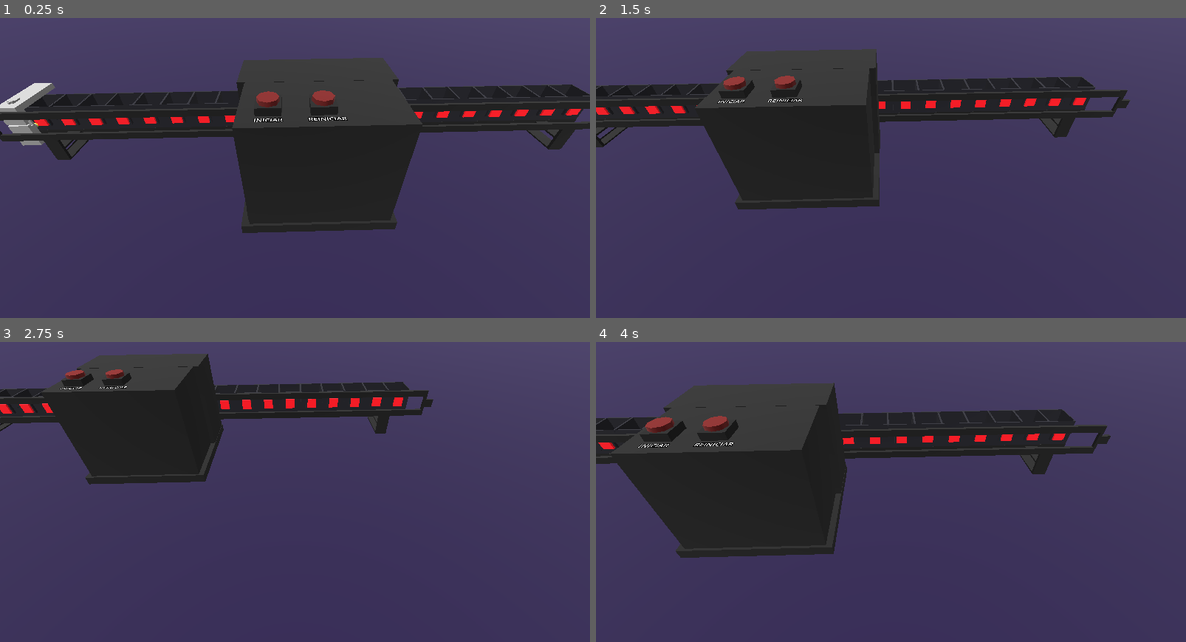
Above: before the commit, frames 1-4 (two rows, left to right).
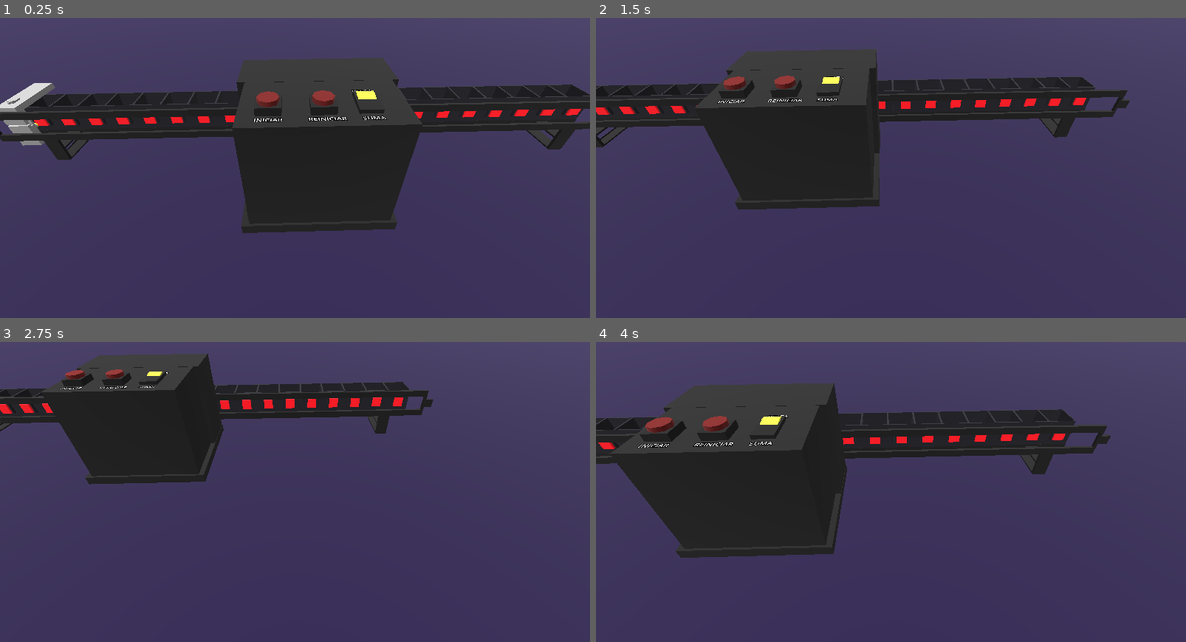
Above: after the commit, the same moments.

Repository: BrunoPrun0/TallerFundamentos
Game: Godot game, scene res://scenes/contexto.tscn
The game is run twice, just before and just after one commit, with the same random seed, the same clock (stepped at 60 frames per second) and the same inputs.
Inputs (mouse positions are in pixels of both pictures, inside the frame that each line leads up to):
- Up to frame 1 (0.25 s): no input
- Up to frame 2 (1.5 s): tap Enter at 0.5 s; move the mouse to (1020, 135) at 0.52 s; hold D (move_right) 0.53-1.28 s; click (1020, 135) at 0.67 s; move the mouse to (773, 168) at 1.27 s; hold S (move_backward) from 1.28 s (still down); click (773, 168) at 1.42 s
- Up to frame 3 (2.75 s): move the mouse to (354, 402) at 2.02 s; release S (move_backward) at 2.03 s; hold D (move_right) from 2.03 s (still down); click (354, 402) at 2.17 s
- Up to frame 4 (4 s): move the mouse to (861, 543) at 2.77 s; release D (move_right) at 2.78 s; hold W (move_forward) 2.78-3.53 s; click (861, 543) at 2.92 s; move the mouse to (1068, 525) at 3.52 s; hold A (move_left) from 3.53 s (still down); click (1068, 525) at 3.67 s

The runs differ from the first frame. In frame 1, 0.2% of the frame differs, in the area x 59-66%, y 23-34%; in frame 2, 0.2%; in frame 3, 0.1%; in frame 4, 0.2%, in the area x 25-33%, y 24-35%.

Commit message:
palanca añadida
no pude arreglar la deformación cuando es rotada

Diff:
--- /dev/null
+++ b/máquina-de-turing/scenes/Palanca.tscn
@@ -0,0 +1,33 @@
+[gd_scene load_steps=7 format=3 uid="uid://co6uyclk3f1h8"]
+
+[ext_resource type="Script" uid="uid://b05bryajcppfg" path="res://scripts/switch.gd" id="1_q0i0c"]
+
+[sub_resource type="BoxShape3D" id="BoxShape3D_45qfc"]
+size = Vector3(1, 1.4570313, 1)
+
+[sub_resource type="BoxMesh" id="BoxMesh_55ikh"]
+
+[sub_resource type="StandardMaterial3D" id="StandardMaterial3D_55ikh"]
+albedo_color = Color(0, 0, 0, 1)
+
+[sub_resource type="BoxMesh" id="BoxMesh_0utoh"]
+
+[sub_resource type="StandardMaterial3D" id="StandardMaterial3D_0utoh"]
+albedo_color = Color(1, 1, 0.20392157, 1)
+
+[node name="Area3D" type="Area3D"]
+
+[node name="CollisionShape3D" type="CollisionShape3D" parent="."]
+transform = Transform3D(0.8870426, 0, 0, 0, 0.4150745, 0, 0, 0, 1.6428293, 0, 0.37654126, 0)
+shape = SubResource("BoxShape3D_45qfc")
+
+[node name="base" type="MeshInstance3D" parent="."]
+transform = Transform3D(1, 0, 0, 0, 0.31603312, 0, 0, 0, 1.6491048, 0, 0, 0)
+mesh = SubResource("BoxMesh_55ikh")
+surface_material_override/0 = SubResource("StandardMaterial3D_55ikh")
+
+[node name="switch" type="MeshInstance3D" parent="base"]
+transform = Transform3D(0.7832851, 0, 0, 0, 0.93200195, -0.038830522, 0, 0.21345691, 0.16954297, 0, 0.38422644, -0.043102924)
+mesh = SubResource("BoxMesh_0utoh")
+surface_material_override/0 = SubResource("StandardMaterial3D_0utoh")
+script = ExtResource("1_q0i0c")
--- a/máquina-de-turing/scenes/maquina.tscn
+++ b/máquina-de-turing/scenes/maquina.tscn
@@ -1,7 +1,7 @@
-[gd_scene load_steps=12 format=3 uid="uid://mqrar50edoyd"]
+[gd_scene load_steps=13 format=3 uid="uid://mqrar50edoyd"]
 
-[ext_resource type="Script" uid="uid://c0cfvgcd1px1" path="res://scenes/maquina.gd" id="1_e6egp"]
-[ext_resource type="Script" uid="uid://c5fk7kbkvyr6j" path="res://scenes/camera_3d.gd" id="1_p4v73"]
+[ext_resource type="Script" uid="uid://c0cfvgcd1px1" path="res://scripts/maquina.gd" id="1_e6egp"]
+[ext_resource type="Script" uid="uid://c5fk7kbkvyr6j" path="res://scripts/camera_3d.gd" id="1_p4v73"]
 [ext_resource type="ArrayMesh" uid="uid://1xw5xtbievmy" path="res://modelos/MARCO Y RIELES.obj" id="3_v2mja"]
 [ext_resource type="ArrayMesh" uid="uid://dj6wh5yjh8x8l" path="res://modelos/MOTOR_COMPLETO.obj" id="4_64ayl"]
 [ext_resource type="ArrayMesh" uid="uid://5t8xjg1pp7s" path="res://modelos/MOTOR_ENGRANAJE.obj" id="5_wf17r"]
@@ -9,6 +9,7 @@
 [ext_resource type="PackedScene" uid="uid://bch4wotkewucx" path="res://scenes/Boton3D.tscn" id="6_lkral"]
 [ext_resource type="ArrayMesh" uid="uid://71c0wiyecpf1" path="res://modelos/solenoide_dentro.obj" id="7_lkral"]
 [ext_resource type="ArrayMesh" uid="uid://ora631hk3p2u" path="res://modelos/solenoide_fuera.obj" id="8_ywmaw"]
+[ext_resource type="PackedScene" uid="uid://co6uyclk3f1h8" path="res://scenes/Palanca.tscn" id="10_ywmaw"]
 
 [sub_resource type="StandardMaterial3D" id="StandardMaterial3D_v2mja"]
 albedo_color = Color(0.040899, 0.040899, 0.040899, 1)
@@ -76,3 +77,16 @@
 transform = Transform3D(-4.371139e-07, -10, -4.371139e-07, 0, -4.371139e-07, 10, -10, 4.371139e-07, 1.9106854e-14, 48.309948, 25.08269, -23.764784)
 text = "REINICIAR
 "
+
+[node name="Label3D3" type="Label3D" parent="."]
+transform = Transform3D(-4.371139e-07, -10, -4.371139e-07, 0, -4.371139e-07, 10, -10, 4.371139e-07, 1.9106854e-14, 48.31, 25.08, -33.1121)
+text = "SUMA
+"
+
+[node name="Palanca" parent="." instance=ExtResource("10_ywmaw")]
+transform = Transform3D(-2.1855695e-07, 0, 5, 0, 5, 0, -5, 0, -2.1855695e-07, 42.540974, 25.224573, -32.997887)
+
+[node name="Label3D4" type="Label3D" parent="."]
+transform = Transform3D(-4.371139e-07, -10, -4.371139e-07, 0, -4.371139e-07, 10, -10, 4.371139e-07, 1.9106854e-14, 36.75987, 25.08, -33.1121)
+text = "RESTA
+"
--- a/máquina-de-turing/scenes/maquina.gd
+++ b/máquina-de-turing/scripts/maquina.gd
@@ -15,6 +15,7 @@
 @onready var solenoide_mesh: Node3D = $Cabezal/SolenoideDentro
 @onready var boton_reiniciar: Node3D = $BotonReiniciar/button/buttonbutton
 @onready var boton_iniciar: Node3D = $BotonIniciar/button/buttonbutton
+@onready var switch_palanca = $Palanca/base/switch
 const DESPLAZAMIENTO_SOLENOIDE_X = 4  # Distancia que se mueve el solenoide (ej. 10 cm)
 const TIEMPO_ACCION_SOLENOIDE = 0.05    # Tiempo rápido para simular la acción
 
@@ -50,6 +51,8 @@
 		boton_reiniciar.turing_button_pressed.connect(_on_boton_reiniciar_pressed)
 	if boton_iniciar:
 		boton_iniciar.turing_button_pressed.connect(_on_boton_iniciar_pressed)
+	if switch_palanca:
+		switch_palanca.mode_changed.connect(_on_switch_palanca_mode_changed)
 
 func _on_boton_reiniciar_pressed():
 	print("--- REINICIANDO MÁQUINA ---")
@@ -66,9 +69,7 @@
 	estado_actual = "Q0"
 	print("Reinicialización completa. Máquina lista en Q0.")
 
-
 func _on_boton_iniciar_pressed():
-	print("apretao iniciar")
 	if estado_actual != "QF":
 		print("--- INICIANDO PROCESO ---")
 		if cinta.size() > 0:
@@ -81,6 +82,10 @@
 	estado_actual = "Q0"
 	indice_cabezal = 0
 	timer.start(velocidad_paso)
+
+func _on_switch_palanca_mode_changed(is_suma_mode_from_switch: bool):
+	modo_suma = is_suma_mode_from_switch
+	print("Máquina de Turing: Modo de operación actualizado a 'Suma':", modo_suma)
 
 func _ejecutar_paso():
 	if estado_actual == "QF" or indice_cabezal < 0 or indice_cabezal >= cinta.size():
--- /dev/null
+++ b/máquina-de-turing/scripts/switch.gd
@@ -0,0 +1,27 @@
+extends Node3D
+
+signal mode_changed(is_suma_mode: bool)
+
+var is_suma_mode: bool = false
+const ROTATION_DURATION: float = 0.25
+const RESTA_ROTATION: Vector3 = Vector3(-40,0,0) # pos inicial (resta)
+const SUMA_ROTATION: Vector3 = Vector3(50,0,0) # rotación de 90 grados en el eje x (suma)
+
+@onready var parent_area: Area3D = get_parent().get_parent() as Area3D
+
+func _ready():
+	if parent_area:
+		parent_area.input_event.connect(_on_area_input_event)
+	rotation_degrees = RESTA_ROTATION
+
+func _on_area_input_event(camera, event, pos, normal, shape_idx):
+	if event is InputEventMouseButton and event.button_index == MOUSE_BUTTON_LEFT and event.pressed:
+		_toggle_switch()
+
+func _toggle_switch():
+	is_suma_mode = !is_suma_mode
+
+	var target_rotation = SUMA_ROTATION if is_suma_mode else RESTA_ROTATION
+	var tween = create_tween()
+	tween.tween_property(self, "rotation_degrees", target_rotation, ROTATION_DURATION)
+	mode_changed.emit(is_suma_mode)
Renamed: máquina-de-turing/scenes/buttonbutton.gd -> máquina-de-turing/scripts/buttonbutton.gd
Renamed: máquina-de-turing/scenes/buttonbutton.gd.uid -> máquina-de-turing/scripts/buttonbutton.gd.uid
Renamed: máquina-de-turing/scenes/camera_3d.gd -> máquina-de-turing/scripts/camera_3d.gd
Renamed: máquina-de-turing/scenes/camera_3d.gd.uid -> máquina-de-turing/scripts/camera_3d.gd.uid
Renamed: máquina-de-turing/scenes/maquina.gd.uid -> máquina-de-turing/scripts/maquina.gd.uid
Not shown, added: máquina-de-turing/scripts/switch.gd.uid
